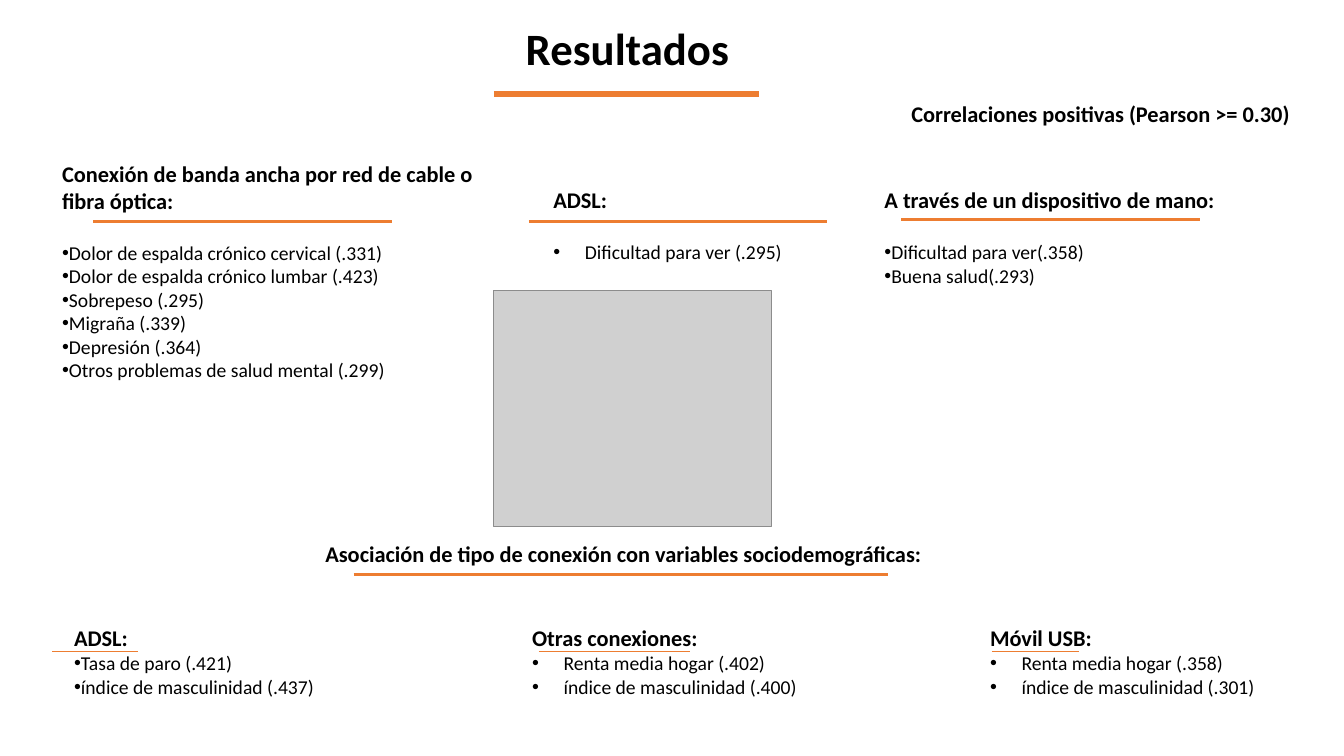
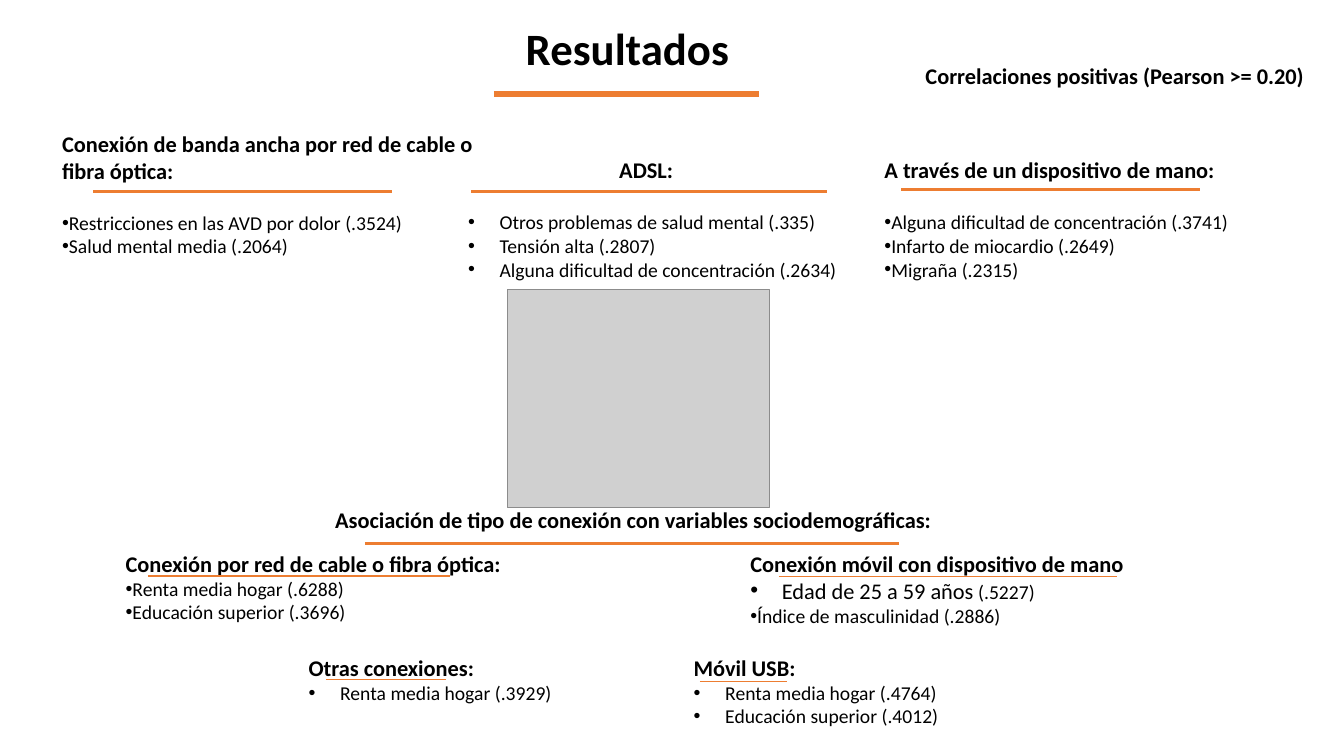
Before and after one commit to GinaGarridoCasas/Gina, a slide deck: slide 10 of TICS_SALUD_EDA/Documentation/Presentacion_EDA.pptx. Drawn at 1344x756 pixels with LibreOffice and Linux fonts; fonts in the diff are those of the drawing; grey boxes stand for pictures. Boxes give left, top, right and bottom in pixels: in the first picture for what was removed or moved away, otherwise in the second. Text is boxed around its words. In the diff, an @@ line names an element or a change of style, - is before the commit and + after.

```diff
--- a/TICS_SALUD_EDA/Documentation/Presentacion_EDA.pptx
+++ b/TICS_SALUD_EDA/Documentation/Presentacion_EDA.pptx
@@ text at box(925, 67, 1304, 88): text changed @@
-Correlaciones positivas (Pearson >= 0.30)
+Correlaciones positivas (Pearson >= 0.20)
@@ text "Conexión de banda ancha por ...": place and size @@
-text "Conexión de banda ancha por ..." at box(62, 166, 472, 380)
+text "Conexión de banda ancha por ..." at box(62, 136, 472, 256)
@@ text "ADSL:": place and size @@
-text "ADSL:" at box(553, 193, 782, 262)
+text "ADSL:" at box(500, 163, 837, 281)
@@ text "A través de un dispositivo ...": place and size @@
-text "A través de un dispositivo ..." at box(884, 192, 1214, 286)
+text "A través de un dispositivo ..." at box(884, 162, 1228, 281)
@@ line moved from (94, 222) - (392, 222) to (94, 192) - (392, 192) @@
@@ line moved from (529, 221) - (828, 221) to (472, 192) - (828, 192) @@
@@ line moved from (901, 220) - (1200, 220) to (901, 190) - (1200, 190) @@
@@ text at box(69, 216, 402, 256): text changed @@
-• Dolor de espalda crónico cervical (.331)
-• Dolor de espalda crónico lumbar (.423)
-• Sobrepeso (.295)
-• Migraña (.339)
-• Depresión (.364)
-• Otros problemas de salud mental (.299)
+• Restricciones en las AVD por dolor (.3524)
+• Salud mental media (.2064)
@@ text at box(500, 215, 837, 281): text changed @@
-• Dificultad para ver (.295)
+• Otros problemas de salud mental (.335)
+• Tensión alta (.2807)
+• Alguna dificultad de concentración (.2634)
@@ text at box(891, 215, 1228, 281): text changed @@
-• Dificultad para ver(.358)
-• Buena salud(.293)
+• Alguna dificultad de concentración (.3741)
+• Infarto de miocardio (.2649)
+• Migraña (.2315)
@@ picture: place and size @@
-picture at box(494, 290, 772, 526)
+picture at box(507, 289, 769, 507)
@@ text "Asociación de tipo de conexión ...": place and size @@
-text "Asociación de tipo de conexión ..." at box(325, 546, 921, 566)
+text "Asociación de tipo de conexión ..." at box(335, 512, 931, 532)
@@ text at box(126, 556, 500, 622): text changed @@
-ADSL:
-• Tasa de paro (.421)
-• índice de masculinidad (.437)
+Conexión por red de cable o fibra óptica:
+• Renta media hogar (.6288)
+• Educación superior (.3696)
@@ line moved from (354, 575) - (888, 575) to (365, 543) - (899, 543) @@
@@ text added at box(750, 556, 1123, 626), 16 pt, text #000000 @@
+Conexión móvil con dispositivo de mano
+• Edad de 25 a 59 años (.5227)
+• Índice de masculinidad (.2886)
@@ line moved from (52, 651) - (138, 651) to (148, 576) - (450, 576) @@
@@ line added from (779, 577) to (1117, 577), #ED7D31 1 pt @@
@@ text "Otras conexiones:": place and size @@
-text "Otras conexiones:" at box(532, 630, 797, 697)
+text "Otras conexiones:" at box(309, 660, 552, 704)
@@ text "Móvil USB:": place and size @@
-text "Móvil USB:" at box(990, 630, 1255, 697)
+text "Móvil USB:" at box(694, 660, 939, 726)
@@ line moved from (539, 651) - (691, 651) to (327, 680) - (447, 680) @@
@@ text at box(340, 686, 552, 704): text changed @@
-• Renta media hogar (.402)
-• índice de masculinidad (.400)
+• Renta media hogar (.3929)
@@ line moved from (992, 651) - (1080, 651) to (700, 682) - (787, 682) @@
@@ text at box(725, 686, 939, 726): text changed @@
-• Renta media hogar (.358)
-• índice de masculinidad (.301)
+• Renta media hogar (.4764)
+• Educación superior (.4012)
```
Also in this commit, not shown: 9 other slides changed, 5 slides added, 35 other files.
